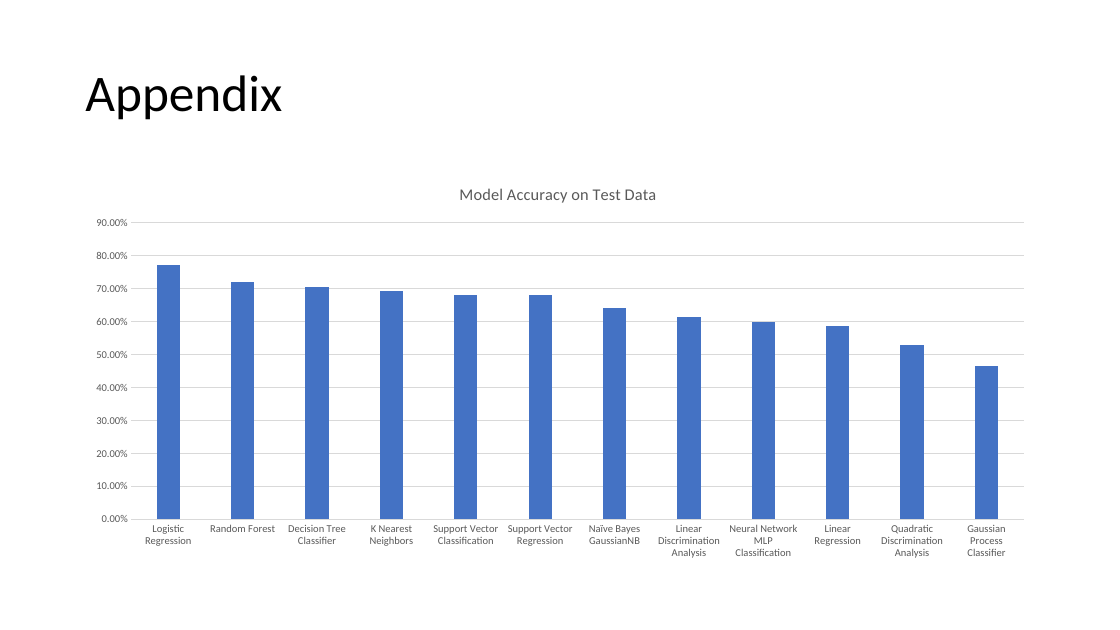
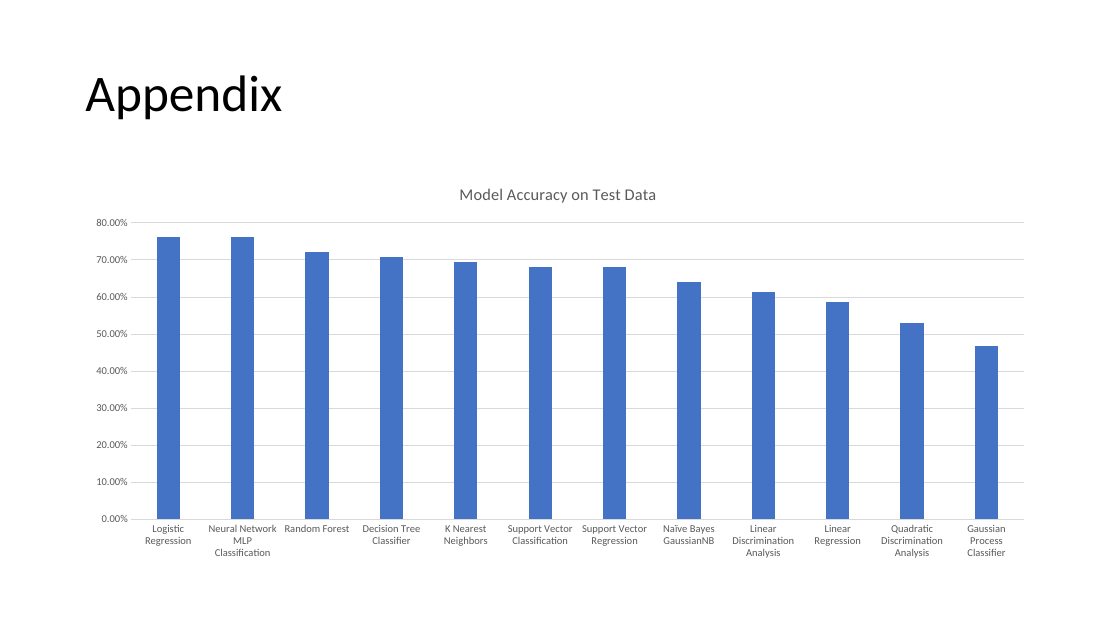
Before and after one commit to suong4554/Machine-Learning-Poly-U, a slide deck: slide 13 of Presentation.pptx (slide 12 before the commit). Drawn at 1120x630 pixels with LibreOffice and Linux fonts; fonts in the diff are those of the drawing. Boxes give left, top, right and bottom in pixels: in the first picture for what was removed or moved away, otherwise in the second. Text is boxed around its words. In the diff, an @@ line names an element or a change of style, - is before the commit and + after.

Commit message:
Update to Powerpoint

```diff
--- a/Presentation.pptx
+++ b/Presentation.pptx
@@ column chart at [77,168,1044,568] @@
-categories: Logistic Regression, Random Forest, Decision Tree Classifier, K Nearest Neighbors, Support Vector Classification, Support Vector Regression, Naïve Bayes GaussianNB, Linear Discrimination Analysis, Neural Network MLP Classification, Linear Regression, Quadratic Discrimination Analysis, Gaussian Process Classifier
+categories: Logistic Regression, Neural Network MLP Classification, Random Forest, Decision Tree Classifier, K Nearest Neighbors, Support Vector Classification, Support Vector Regression, Naïve Bayes GaussianNB, Linear Discrimination Analysis, Linear Regression, Quadratic Discrimination Analysis, Gaussian Process Classifier
-Series 1: 0.77, 0.72, 0.71, 0.69, 0.68, 0.68, 0.64, 0.61, 0.6, 0.59, 0.53, 0.47
+Series 1: 0.76, 0.76, 0.72, 0.71, 0.69, 0.68, 0.68, 0.64, 0.61, 0.59, 0.53, 0.47
@@ value axis changed @@
```
Also in this commit, not shown: 5 other slides changed, 1 slide added, 2 other files.
